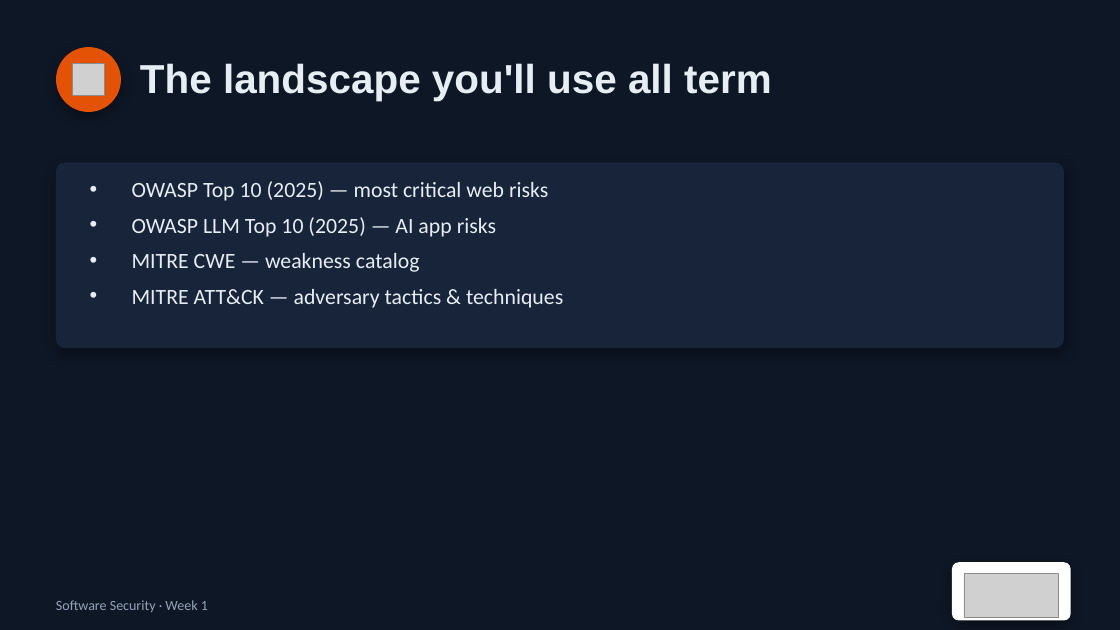
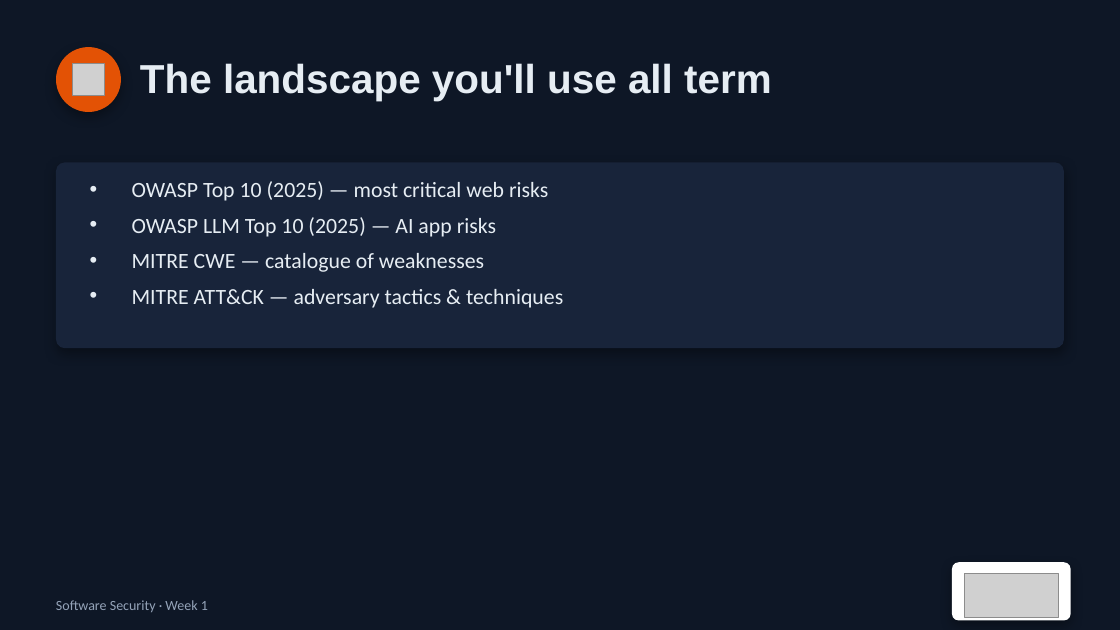
Before and after one commit to nutthakorn7/software-security, a slide deck: slide 10 of slides/pptx/week01.pptx (slide 8 before the commit). Drawn at 1120x630 pixels with LibreOffice and Linux fonts; fonts in the diff are those of the drawing; grey boxes stand for pictures. Boxes give left, top, right and bottom in pixels: in the first picture for what was removed or moved away, otherwise in the second. Text is boxed around its words. In the diff, an @@ line names an element or a change of style, - is before the commit and + after.

```diff
--- a/slides/pptx/week01.pptx
+++ b/slides/pptx/week01.pptx
@@ text at bbox=[132, 253, 484, 272]: text changed @@
-• MITRE CWE — weakness catalog
+• MITRE CWE — catalogue of weaknesses
```
Also in this commit, not shown: 4 other slides changed, 2 slides added, 1 slide removed, 2 other files.
